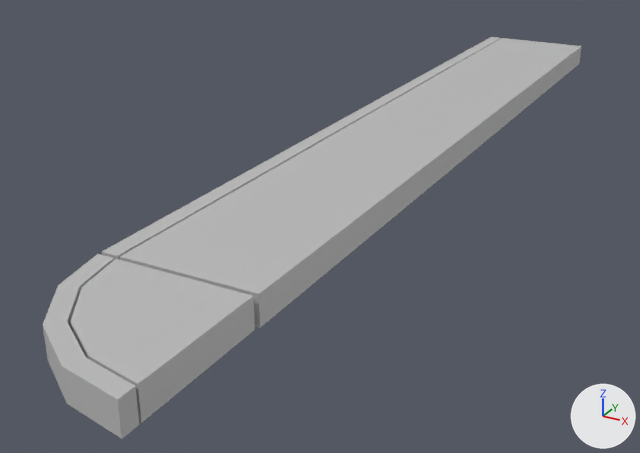
Renders of the FBX model WhiteBox_Temp/Assets/Models/WalkWay_01.fbx from each side of a commit.
Camera for both pictures: a 50 mm camera at (-0.0248, -0.0676, 0.0229) aimed at (-0.0564, -0.01, -0.0059). Lighting does not change. The marker at lower right points along +X, +Y and +Z. Where no turn or scale is listed for an object, it has been applied to the vertices.

The older version as bpy lines, for what is in view:
```python
me_mesh = bpy.data.meshes.new('Mesh')
me_mesh.from_pydata(...)  # 32 vertices, 24 faces; spans x -0.00525..0.00525, y -0.00527..0.00527, z -0.00101..0.00101
me_mesh.materials.append(mat_lambert1)  # grey #bcbcbc
me_mesh_001 = bpy.data.meshes.new('Mesh.001')
me_mesh_001.from_pydata(...)  # 16 vertices, 10 faces; spans x -0.006..0.0046, y -0.0341..0.0339, z -0.0009..0.0011
me_mesh_001.materials.append(mat_lambert1)  # grey #bcbcbc
ob_corner = bpy.data.objects.new('Corner', me_mesh)
ob_corner.location = (-0.05258, -0.03901, 0.00022)
ob_length = bpy.data.objects.new('Length', me_mesh_001)
ob_length.location = (-0.05185, 0.00073, 0.00012)
```
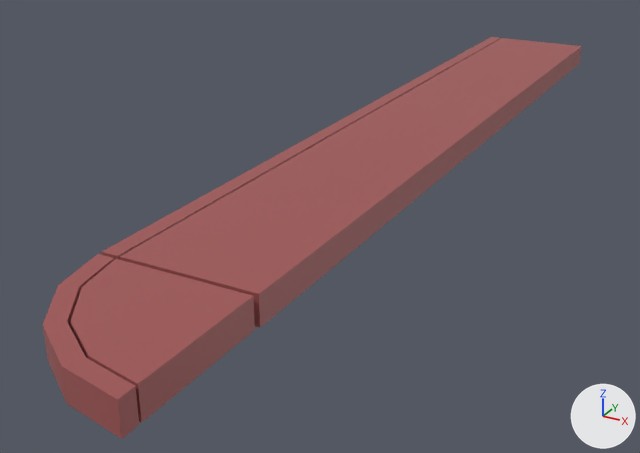
The newer file is also turned or shifted as a whole; pictures and numbers use the older file's frame.

Where the change shows, as pixel boxes (x1, y1, x2, y2) in the pictures (640 x 453 px):
'Length', recoloured (grey to brown): (102, 37, 581, 328) in both
'Corner', recoloured (grey to brown): (43, 254, 255, 439) in both

The change in detail:
Material 'Env_Set_01' (mat_env_set_01) is new.
Its base color is (0.358, 0.0912, 0.0912) (brown #a15555).
me_mesh has 32 vertices, 24 faces and spans x -0.00525..0.00525, y -0.00527..0.00527, z -0.00101..0.00101.
me_mesh no longer uses material mat_lambert1 (grey #bcbcbc).
me_mesh now uses material mat_env_set_01 (brown #a15555).
me_mesh_001 has 16 vertices, 10 faces and spans x -0.006..0.0046, y -0.0341..0.0339, z -0.0009..0.0011.
me_mesh_001 no longer uses material mat_lambert1 (grey #bcbcbc).
me_mesh_001 now uses material mat_env_set_01 (brown #a15555).
